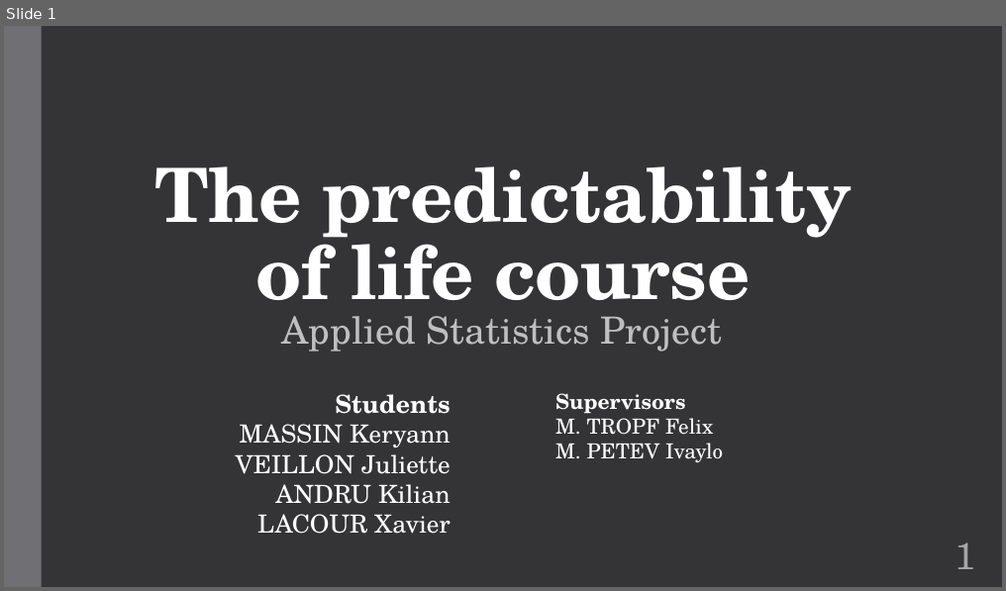
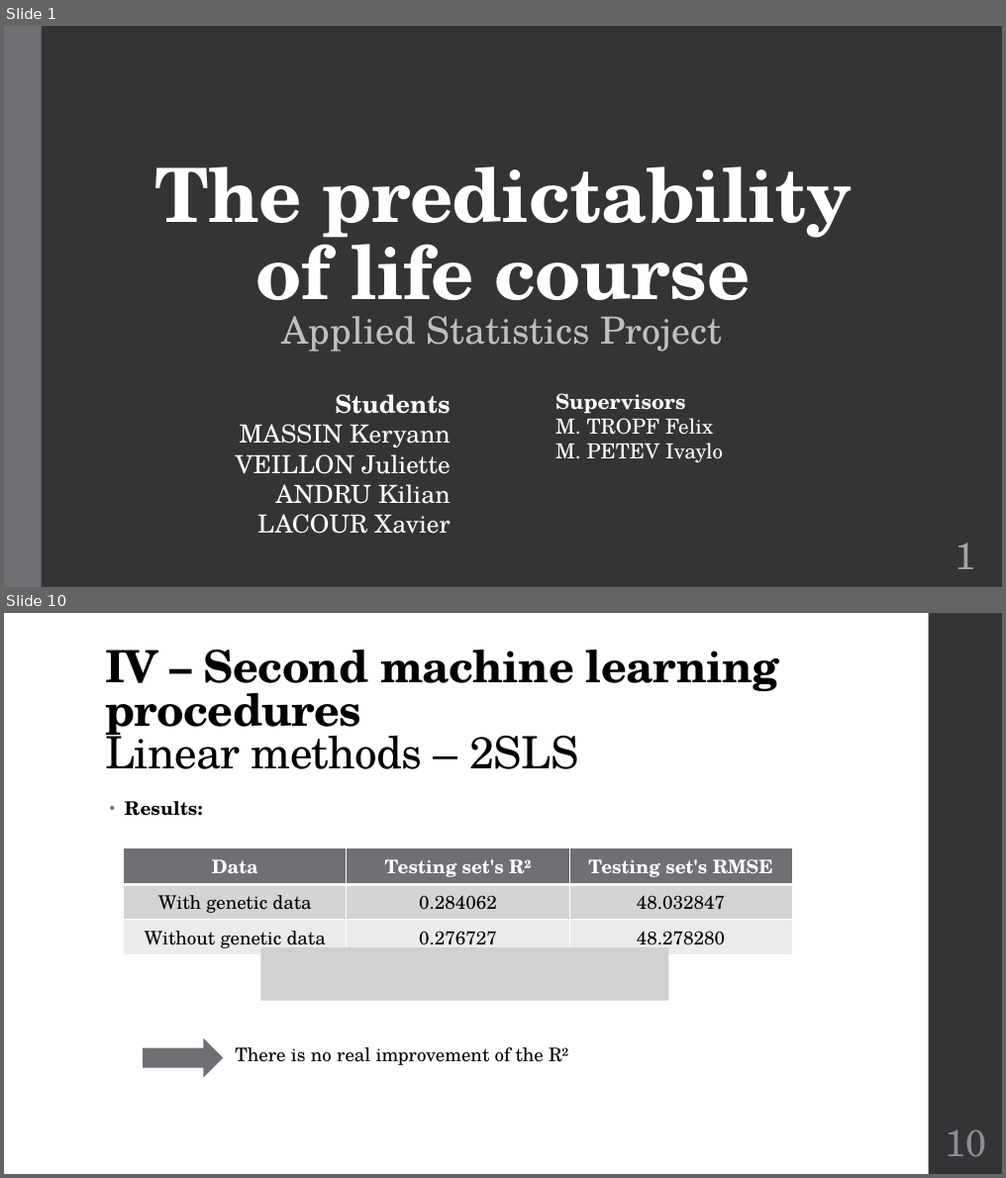
Before and after one commit to jveillon/Projet_Statapp, a slide deck: Soutenance/Soutenance - Présentation.pptx. Shown one above the other, each under a label of ours: slide 1 before the commit, slides 1 and 10 after it; the slides between them are not shown. The pictures are 1006x591 and 1006x1178 pixels, drawn with LibreOffice and Linux fonts; fonts in the diff are those of the drawing; grey boxes stand for pictures. Boxes give left, top, right and bottom in pixels: in the first picture for what was removed or moved away, otherwise in the second. Text is boxed around its words. In the diff, an @@ line names an element or a change of style, - is before the commit and + after.

```diff
--- a/Soutenance/Soutenance - Présentation.pptx
+++ b/Soutenance/Soutenance - Présentation.pptx
@@ slide 10 added at bbox=[4, 613, 1002, 1174], background #FFFFFF @@
@@ rectangle added at bbox=[929, 613, 1002, 1174], fill #353537 @@
@@ text added at bbox=[105, 649, 779, 769], 42.9 pt, text #000000, bold @@
+IV – Second machine learning procedures
+Linear methods – 2SLS
@@ text added at bbox=[125, 801, 203, 816], 18 pt, text #000000, bold @@
+• Results:
@@ table added at bbox=[124, 848, 793, 953], 3 rows, 3 columns @@
+Data | Testing set's R² | Testing set's RMSE
+With genetic data | 0.284062 | 48.032847
+Without genetic data | 0.276727 | 48.278280
@@ picture added at bbox=[260, 948, 668, 1001] @@
@@ right arrow added at bbox=[144, 1039, 224, 1078], fill #6F6F74 @@
@@ text added at bbox=[235, 1048, 568, 1065], 18 pt, text #000000 @@
+There is no real improvement of the R²
@@ page number added at bbox=[944, 1130, 986, 1157], 36 pt, text #8E8E94 @@
+10
```
Also in this commit, not shown: 16 slides changed, 3 other slides added, 5 slides removed, 5 other files.
